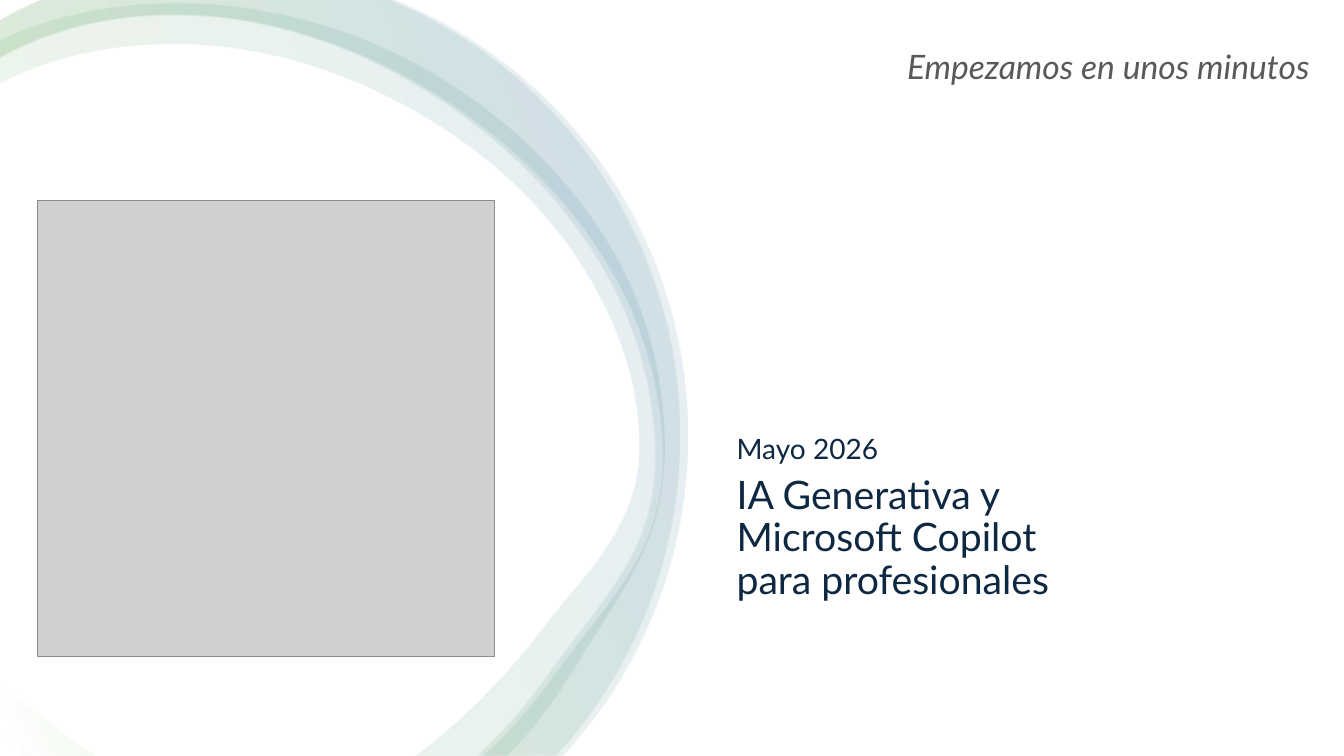
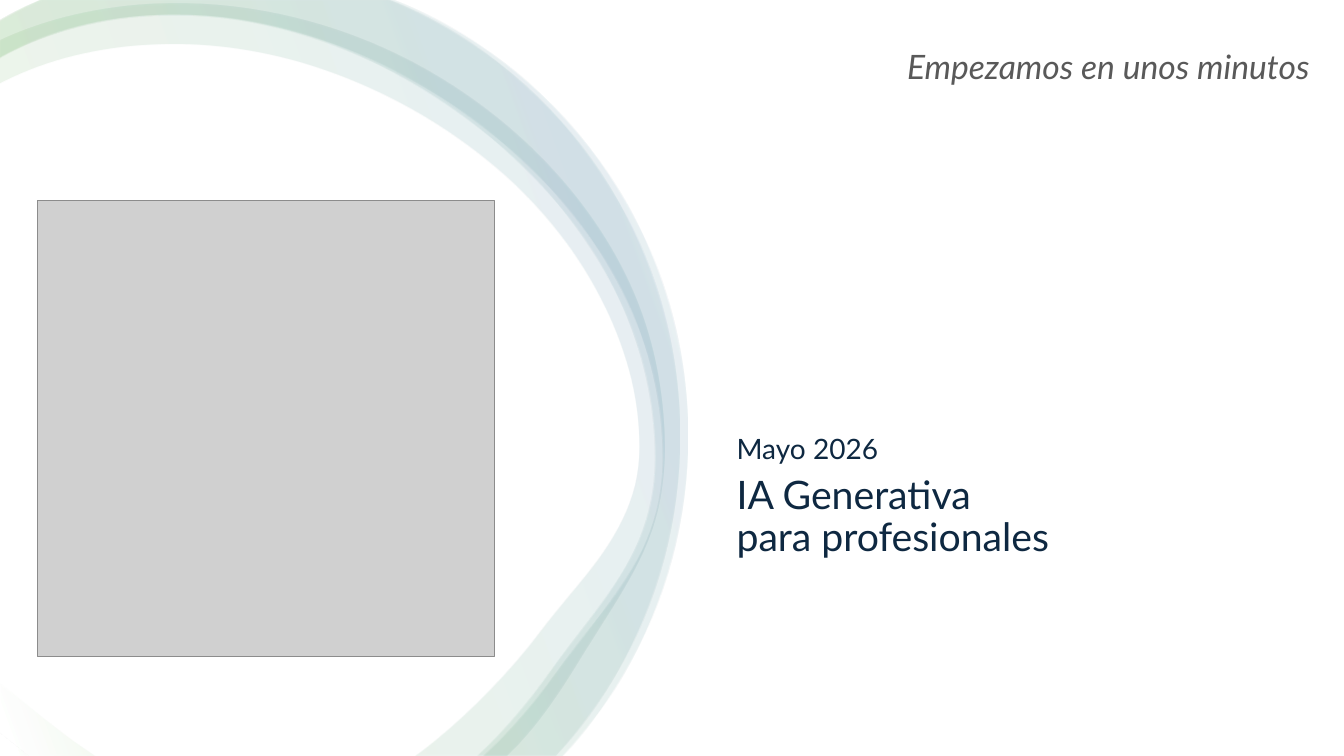
Before and after one commit to quizeth/Labs, a slide deck: slide 1 of IA y Copilot para business professionals/IA Generativa y Microsoft Copilot para profesionales.pptx. Drawn at 1344x756 pixels with LibreOffice and Linux fonts; fonts in the diff are those of the drawing; grey boxes stand for pictures. Boxes give left, top, right and bottom in pixels: in the first picture for what was removed or moved away, otherwise in the second. Text is boxed around its words. In the diff, an @@ line names an element or a change of style, - is before the commit and + after.

```diff
--- a/IA y Copilot para business professionals/IA Generativa y Microsoft Copilot para profesionales.pptx
+++ b/IA y Copilot para business professionals/IA Generativa y Microsoft Copilot para profesionales.pptx
@@ title at bbox=[737, 480, 1049, 558]: text changed @@
-IA Generativa y
-Microsoft Copilot
-para profesionales
+IA Generativa
+para profesionales
```
Also in this commit, not shown: 1 other slide changed.
